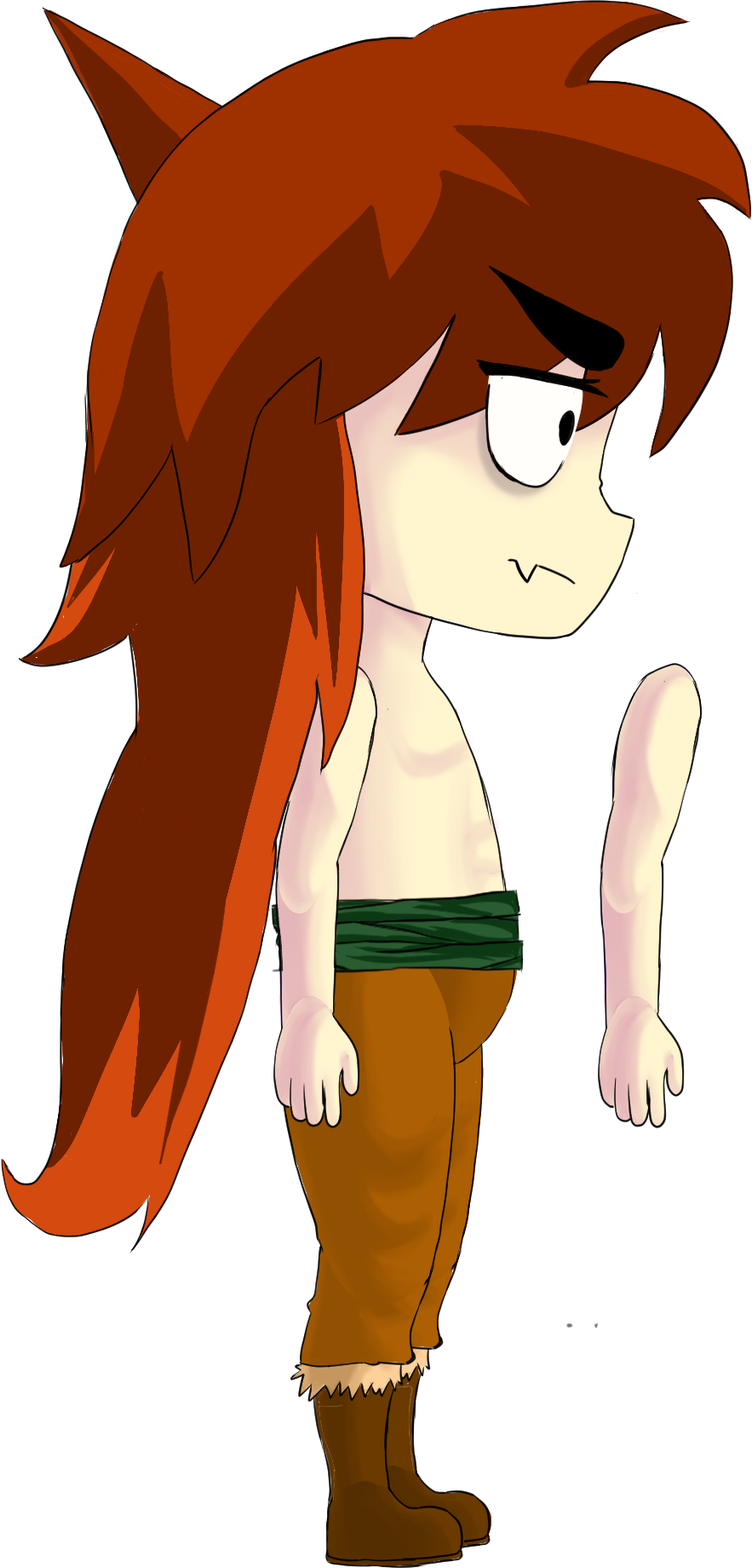
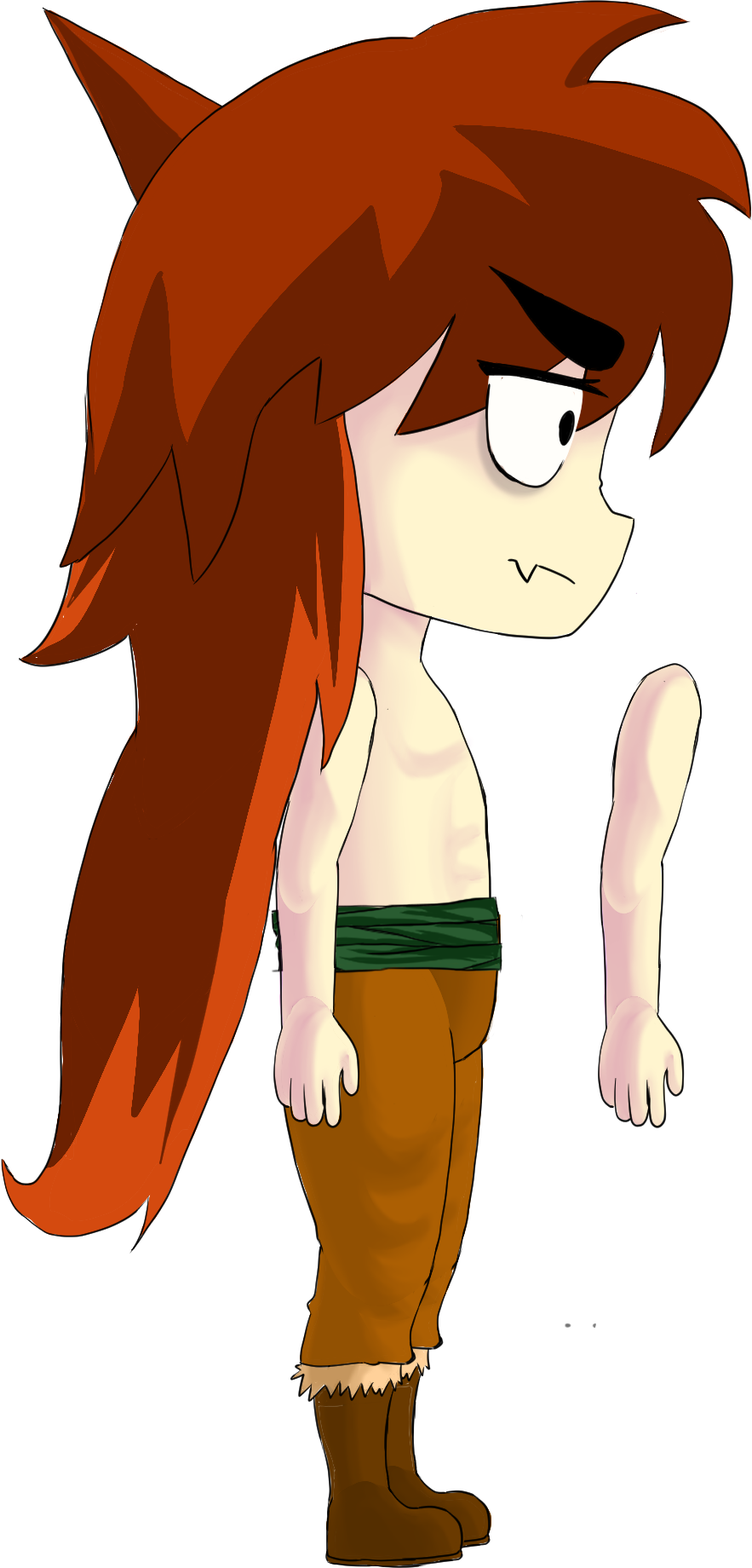
The second 752×1568 image is a revision of the first. Changes to its layers:
painted on "Ceinture" (2nd of 2, in "Ceinture") over [270, 889, 525, 975]
renamed "fesses" to "Fesses", painted on it over [334, 909, 525, 1067]
painted on "Corps" (2nd of 2, in "Corps") over [286, 587, 599, 1329]
